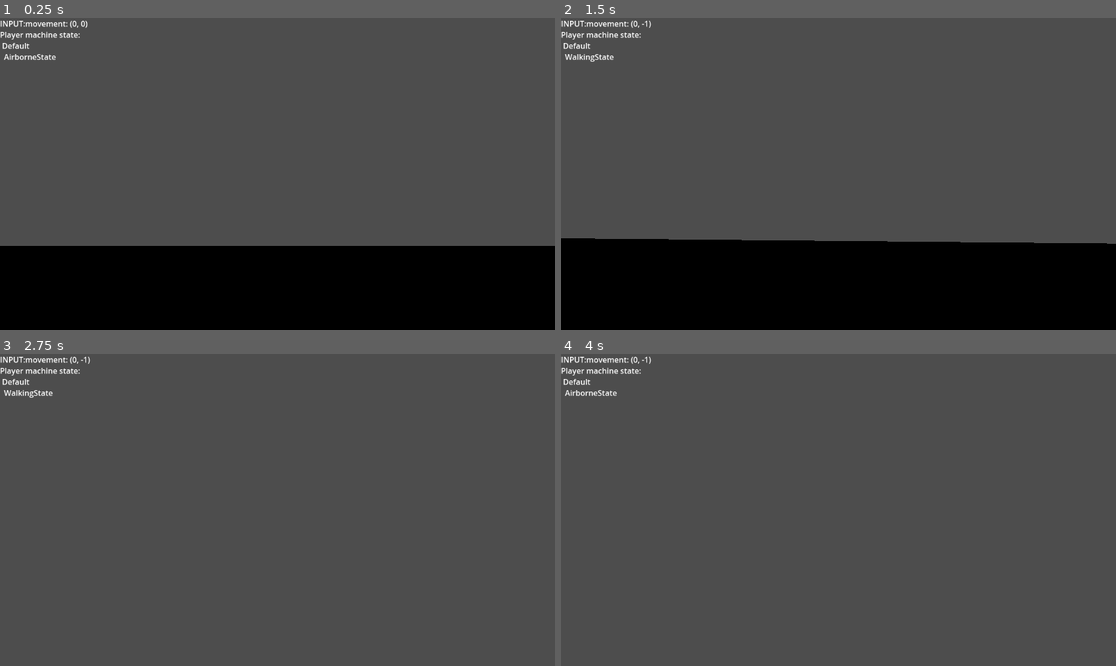
Above: before the commit, frames 1-4 (two rows, left to right).
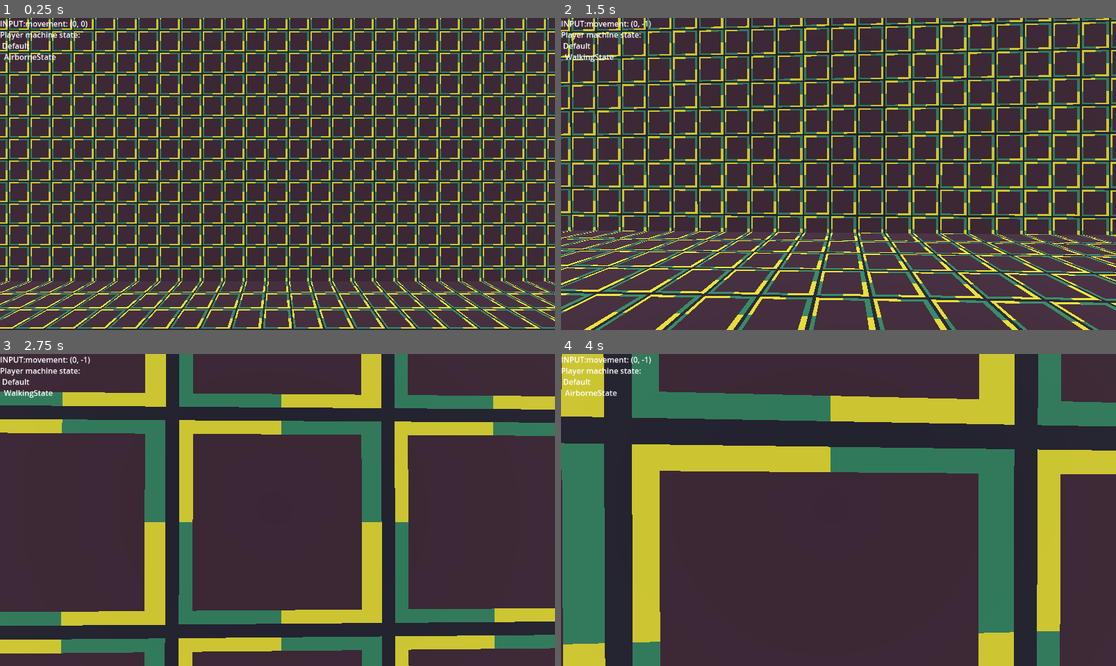
Above: after the commit, the same moments.

Repository: PropFault/Playground
Game: Godot game, scene res://interaction_test.tscn
Same seed, same stepped clock (60 frames per second), same inputs: the game is played once before the commit and once after it.
Inputs (mouse positions are in pixels of both pictures, inside the frame that each line leads up to):
- Up to frame 1 (0.25 s): no input
- Up to frame 2 (1.5 s): move the mouse to (866, 174) at 0.52 s; hold Ctrl (Crouch) 0.53-1.28 s; hold W (Forward) from 0.53 s (still down); tap Space (Jump) at 0.77 s; move the mouse to (810, 174) at 1.27 s; click (810, 174) at 1.35 s
- Up to frame 3 (2.75 s): keep holding W (Forward); tap Space (Jump) at 1.52 s; tap Ctrl (Crouch) at 1.55, 2.3 s; move the mouse to (288, 503) at 2.02 s; hold Right mouse button (Attack Secondary) from 2.03 s (still down)
- Up to frame 4 (4 s): keep holding W (Forward); move the mouse to (832, 516) at 2.77 s; release Right mouse button (Attack Secondary) at 2.78 s; tap Ctrl (Crouch) at 2.85, 3.8 s; tap Space (Jump) at 3.02, 3.77 s; move the mouse to (877, 513) at 3.52 s; hold Shift (Run) from 3.53 s (still down)

The runs differ from the first frame. In frame 1, 100% of the frame differs, in the area x 0-100%, y 0-100%; in frame 2, 99%; in frame 3, 100%; in frame 4, 100%.

Commit message:
Airborne state update

Diff:
--- a/FPCamera.gd
+++ b/FPCamera.gd
@@ -11,4 +11,4 @@
 	Input.mouse_mode = Input.MOUSE_MODE_CAPTURED
 func do_mouse_movement(movement):
 	body.rotate_y(-movement.x);
-	self.rotate_x(movement.y);
+	self.rotate_x(-movement.y);
--- a/Player/Player.gd
+++ b/Player/Player.gd
@@ -3,6 +3,7 @@
 @onready var layer1 = get_node("Body/Logic/Layer1")
 @export var total_jump_power: float = 45.0
 @export var jump_control_duration: float = 0.4
+
 var timer: float
 var is_jumping: float
 @onready var body = $Body
--- a/Player/States/AirborneState.gd
+++ b/Player/States/AirborneState.gd
@@ -1 +1,9 @@
-extends State
+extends WalkingState
+@export var dead_movement_speed = 1.0
+
+func _state_process(delta):
+	var v_before = self.body.velocity
+	super._state_process(delta)
+	var dir = (self.body.velocity - v_before).normalized()
+	if self.body.velocity.length_squared() > v_before.length_squared():
+		self.body.velocity = v_before + dir * dead_movement_speed * delta
--- a/Player/player.tscn
+++ b/Player/player.tscn
@@ -113,15 +113,18 @@
 
 [node name="WalkingState" type="Node" parent="Body/Logic/Layer0/Default" node_paths=PackedStringArray("_settings")]
 script = ExtResource("2_rytqt")
+top_walking_speed = Vector4(30, 30, 30, 20)
 _settings = NodePath("../../..")
 
 [node name="RunningState" type="Node" parent="Body/Logic/Layer0/Default" node_paths=PackedStringArray("_settings")]
 script = ExtResource("3_8ejf8")
-top_walking_speed = Vector4(30, 30, 30, 10)
+top_walking_speed = Vector4(40, 40, 40, 30)
 _settings = NodePath("../../..")
 
-[node name="AirborneState" type="Node" parent="Body/Logic/Layer0/Default"]
+[node name="AirborneState" type="Node" parent="Body/Logic/Layer0/Default" node_paths=PackedStringArray("_settings")]
 script = ExtResource("4_8pg6t")
+top_walking_speed = Vector4(5, 5, 5, 5)
+_settings = NodePath("../../..")
 
 [node name="Crouch" type="Node" parent="Body/Logic/Layer0" node_paths=PackedStringArray("_settings", "active")]
 script = ExtResource("7_pkl8e")
@@ -141,8 +144,10 @@
 top_walking_speed = Vector4(30, 30, 30, 10)
 _settings = NodePath("../../..")
 
-[node name="AirborneState" type="Node" parent="Body/Logic/Layer0/Crouch"]
+[node name="AirborneState" type="Node" parent="Body/Logic/Layer0/Crouch" node_paths=PackedStringArray("_settings")]
 script = ExtResource("4_8pg6t")
+top_walking_speed = Vector4(5, 5, 5, 5)
+_settings = NodePath("../../..")
 
 [node name="Layer1" type="Node" parent="Body/Logic"]
 script = ExtResource("11_tqhum")
--- a/interaction_test.tscn
+++ b/interaction_test.tscn
@@ -5,8 +5,19 @@
 
 [node name="Node3D" type="Node3D"]
 
-[node name="DebugBox" parent="." instance=ExtResource("1_6sg02")]
-transform = Transform3D(26.73, 0, 0, 0, 1, 0, 0, 0, 18.86, 0, 0, 0)
+[node name="CSGCombiner3D" type="CSGCombiner3D" parent="."]
+use_collision = true
+
+[node name="DebugBox2" parent="CSGCombiner3D" instance=ExtResource("1_6sg02")]
+transform = Transform3D(26.73, 0, 0, 0, 20.2752, 0, 0, 0, 18.86, 0, 9, 0)
+flip_faces = true
+
+[node name="DebugBox3" parent="CSGCombiner3D" instance=ExtResource("1_6sg02")]
+transform = Transform3D(26.73, 0, 0, 0, 8.11008, 0, 0, 0, 18.86, 3, 5.7, 14)
+flip_faces = true
 
 [node name="Player" parent="." instance=ExtResource("2_crjdk")]
 transform = Transform3D(1, 0, 0, 0, 1, 0, 0, 0, 1, 0, 3, 0)
+
+[node name="DirectionalLight3D" type="DirectionalLight3D" parent="."]
+transform = Transform3D(0.940975, -0.319581, 0.111512, 0.114714, 0.611056, 0.783231, -0.318446, -0.724209, 0.611648, 0, 0, 0)
